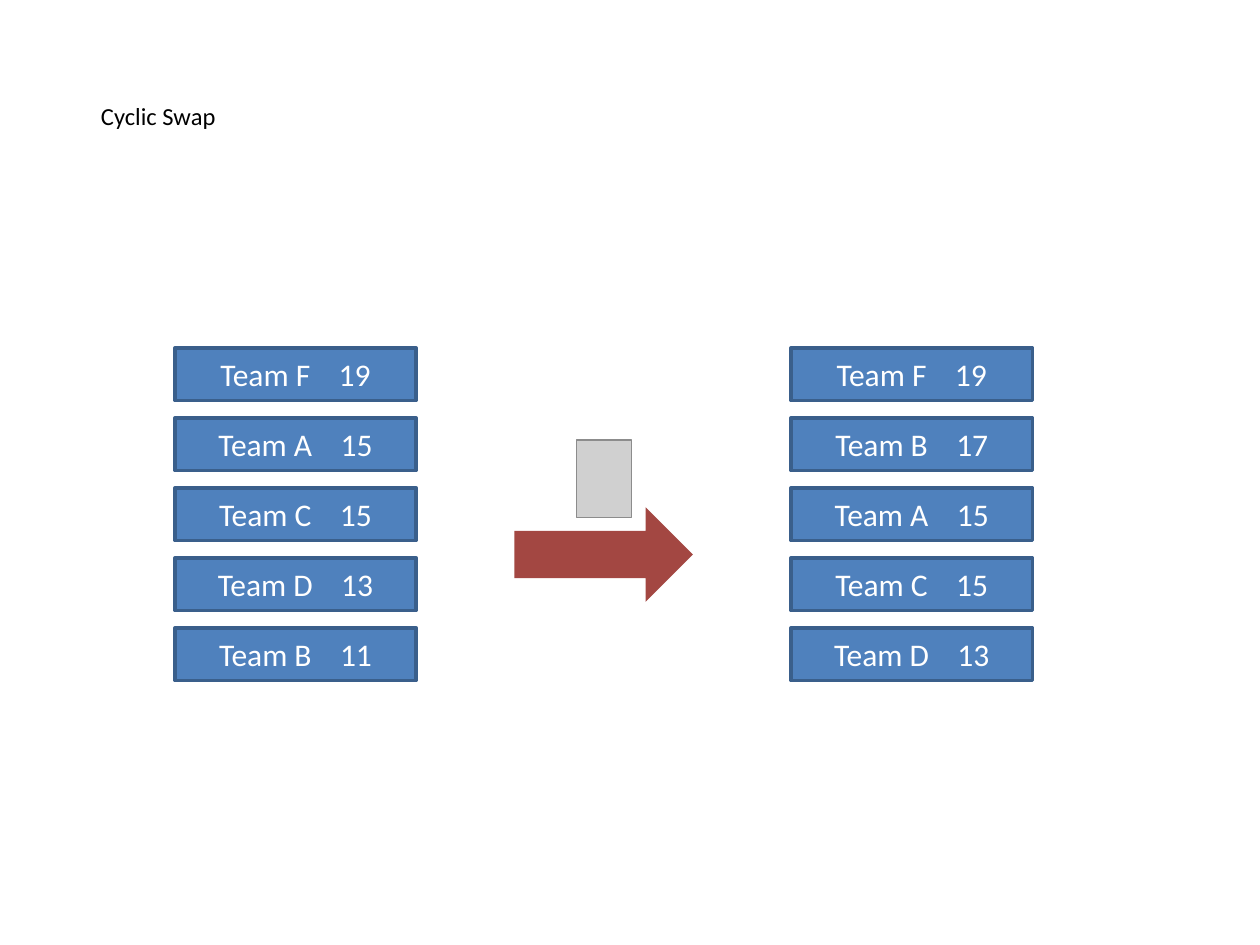
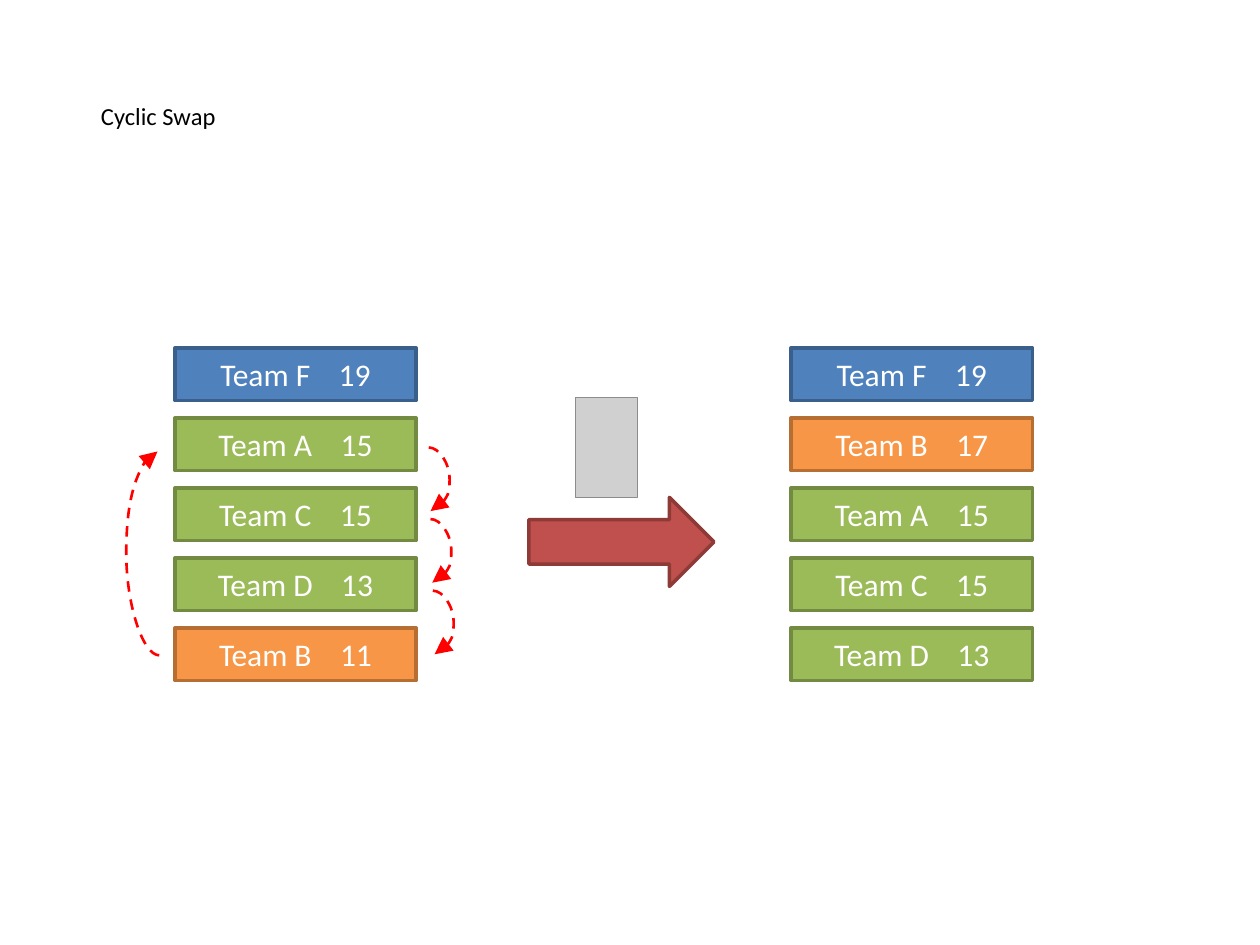
Before and after one commit to PowerPointLabs/PowerPointLabs, a slide deck: slide 29 of doc/Examples-PositionsLab.pptx (slide 22 before the commit). Drawn at 1260x945 pixels with LibreOffice and Linux fonts; fonts in the diff are those of the drawing; grey boxes stand for pictures. Boxes give left, top, right and bottom in pixels: in the first picture for what was removed or moved away, otherwise in the second. Text is boxed around its words. In the diff, an @@ line names an element or a change of style, - is before the commit and + after.

```diff
--- a/doc/Examples-PositionsLab.pptx
+++ b/doc/Examples-PositionsLab.pptx
@@ picture added at (576, 398, 638, 498) @@
@@ rectangle "Team B 17" at (791, 418, 1033, 471): fill #4F81BD to #F79646; outline #3A5F8C 2 pt to #B76F34 2 pt @@
@@ curved arrow added from (428, 447) to (431, 512), #FF0000 1.5 pt dashed @@
@@ picture removed at (576, 440, 631, 517) @@
@@ curved arrow added from (159, 655) to (158, 451), #FF0000 1.5 pt dashed @@
@@ down arrow removed at (515, 507, 694, 602) @@
@@ right arrow added at (529, 498, 714, 587), fill #C0504D, outline #8E3B39 2 pt @@
@@ curved arrow added from (431, 519) to (432, 582), #FF0000 1.5 pt dashed @@
@@ curved arrow added from (433, 591) to (435, 654), #FF0000 1.5 pt dashed @@
@@ rectangle "Team B 11" at (175, 627, 417, 680): fill #4F81BD to #F79646; outline #3A5F8C 2 pt to #B76F34 2 pt @@
@@ fill #4F81BD to #9BBB59; outline #3A5F8C 2 pt to #738A42 2 pt in 6 elements at (175, 418, 417, 471), (175, 488, 417, 541), (175, 558, 417, 611), (791, 488, 1033, 541), (791, 558, 1033, 611), (791, 627, 1033, 680) @@
```
Also in this commit, not shown: 17 other slides changed, 6 slides added, 10 other files.
